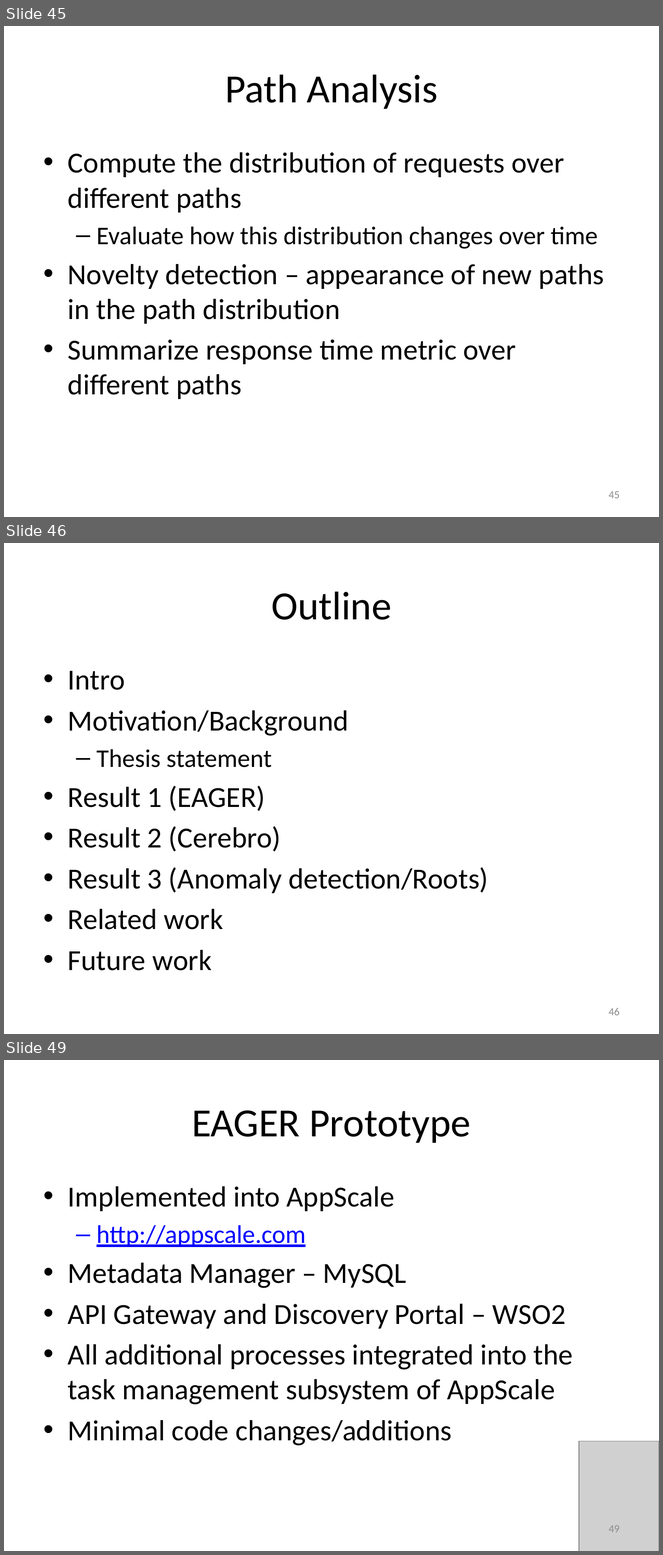
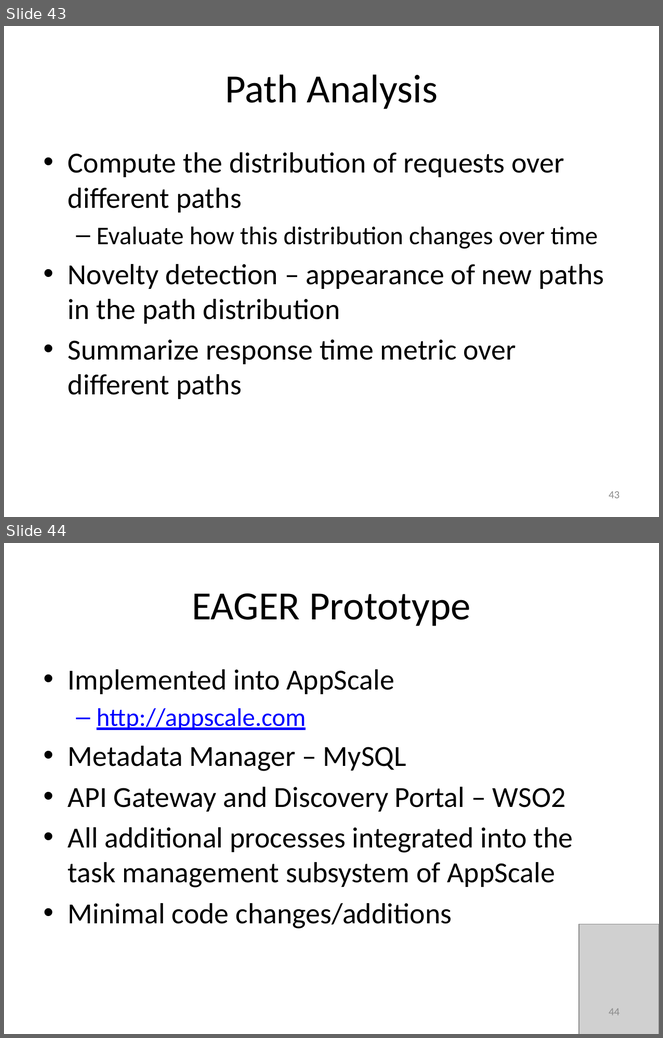
Before and after one commit to Dithn/eager-appscale, a slide deck: Eager/paper/dissertation/dissertation.pptx. Shown one above the other, each under a label of ours: slides 45, 46 and 49 before the commit, slides 43 and 44 after it; the slides between them are not shown. The pictures are 663x1555 and 663x1038 pixels, drawn with LibreOffice and Linux fonts; fonts in the diff are those of the drawing; grey boxes stand for pictures. Boxes give left, top, right and bottom in pixels: in the first picture for what was removed or moved away, otherwise in the second. Text is boxed around its words. In the diff, an @@ line names an element or a change of style, - is before the commit and + after.

```diff
--- a/Eager/paper/dissertation/dissertation.pptx
+++ b/Eager/paper/dissertation/dissertation.pptx
@@ slide 46 removed at [4, 543, 659, 1034], background #FFFFFF @@
@@ title removed at [271, 591, 391, 620] @@
-Outline
@@ text removed at [68, 671, 488, 971] @@
-• Intro
-• Motivation/Background
-  – Thesis statement
-• Result 1 (EAGER)
-• Result 2 (Cerebro)
-• Result 3 (Anomaly detection/Roots)
-• Related work
-• Future work
@@ page number removed at [609, 1008, 620, 1016] @@
-46
@@ what was slide 45 is now slide 43 @@
@@ page number at [609, 491, 620, 499]: text changed @@
-45
+43
@@ what was slide 49 is now slide 44 @@
@@ page number at [609, 1009, 620, 1016]: text changed @@
-49
+44
```
Also in this commit, not shown: 9 slides changed, 5 other slides removed.
